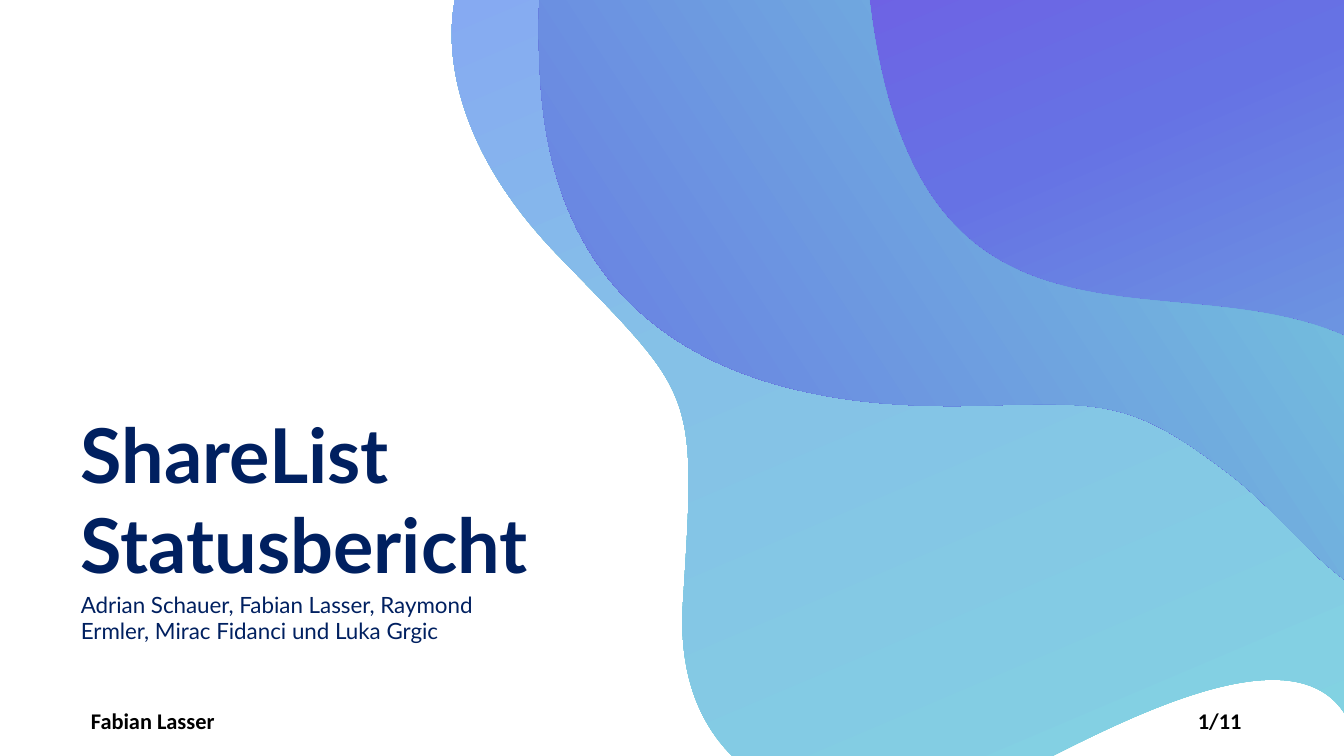
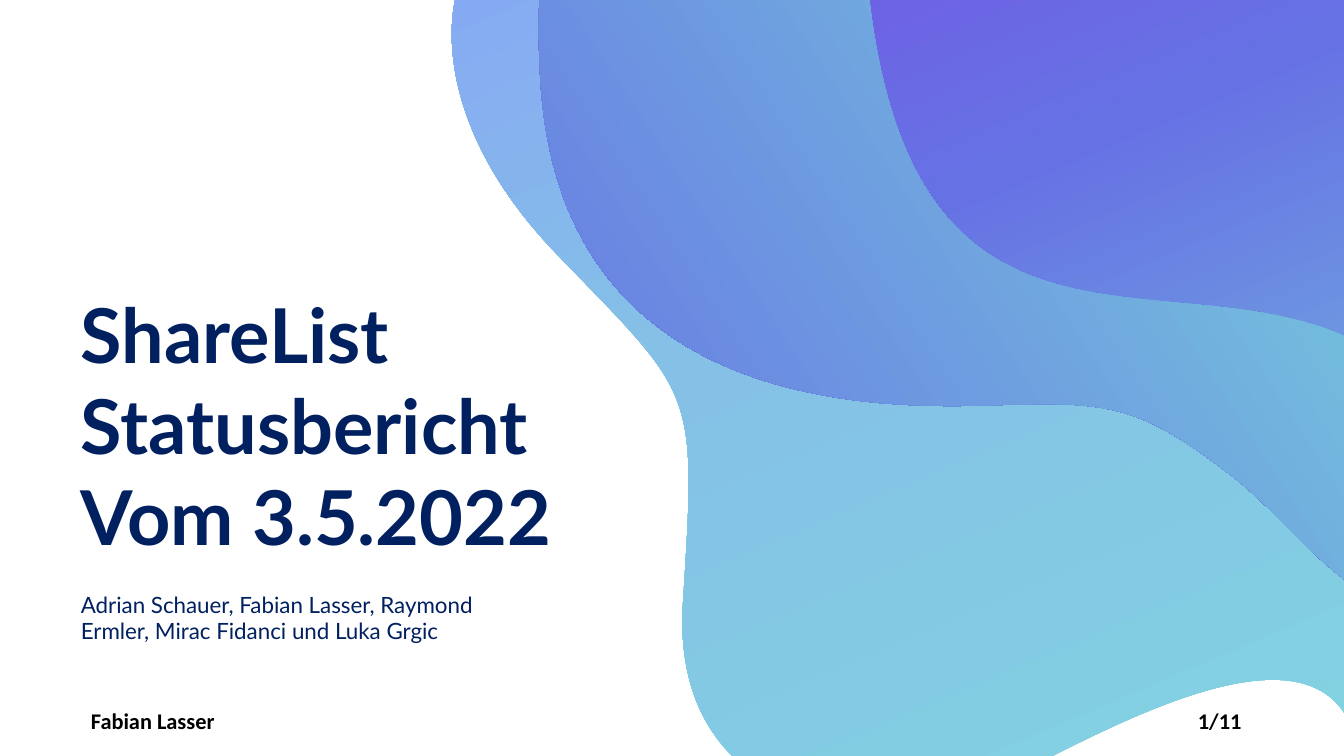
Before and after one commit to LuckyForce/ShareList, a slide deck: slide 1 of documents/T3-ShareList-Statuspräsentation_v1.0.pptx. Drawn at 1344x756 pixels with LibreOffice and Linux fonts; fonts in the diff are those of the drawing. Boxes give left, top, right and bottom in pixels: in the first picture for what was removed or moved away, otherwise in the second. Text is boxed around its words. In the diff, an @@ line names an element or a change of style, - is before the commit and + after.

```diff
--- a/documents/T3-ShareList-Statuspräsentation_v1.0.pptx
+++ b/documents/T3-ShareList-Statuspräsentation_v1.0.pptx
@@ text "ShareList Statusbericht": place and size @@
-text "ShareList Statusbericht" at [81,426,528,574]
+text "ShareList Statusbericht" at [81,306,551,546]
@@ text at [81,489,551,546]: paragraph added @@
+Vom 3.5.2022
```
Also in this commit, not shown: 2 other slides changed, 1 other file.
